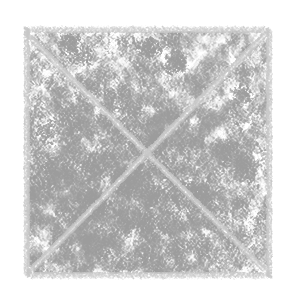
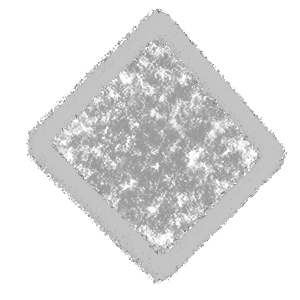
Layered file, before and after one edit (300 × 300). Changes by layer:
added group "TestItem 2" with 2 layers above "TestItem 1" over [23, 8, 287, 284]
added layer "Layer 6" in group "TestItem 2" over [23, 8, 287, 284]
added layer "Layer 7" in group "TestItem 2" over [51, 38, 259, 254]
hid group "TestItem 1" (3 layers) over [23, 24, 273, 281]